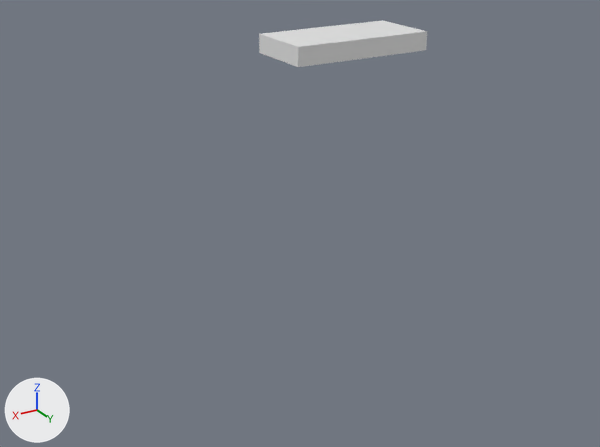
The FBX model Assets/Meshes/Environment/Floor_Bridge_Start.FBX: old version first, new version second.
Camera for both pictures: a camera (50 mm lens) standing at (5.42, 18.44, 4.54) and looking at (-4.25, 2.34, -3.52). The lights are fixed; the arrows at lower left show +X, +Y and +Z. Where no turn or scale is listed for an object, it has been applied to the vertices.

The first picture shows 'Floor_Bridge_Start'.
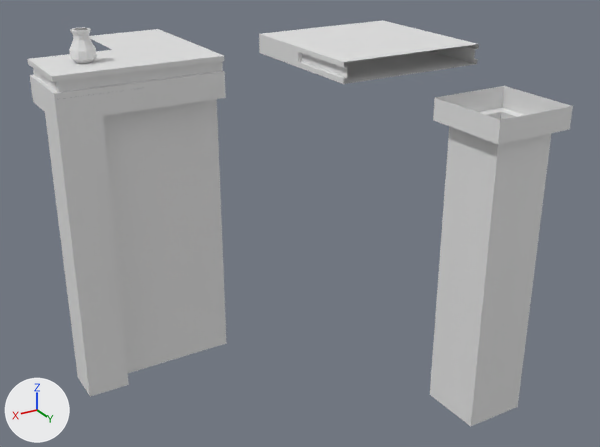
Where the newer file only moved an object's origin or applied its transform, the numbers keep the older frame.

Location of each change, (x1, y1, x2, y2) in pixels of the pictures (600 x 447 px):
```json
{"object": "Bridge_Pillar", "change": "added", "after": [430, 86, 573, 426]}
{"object": "Wall_Corner", "change": "added", "after": [30, 81, 158, 397]}
{"object": "Wall", "change": "added", "after": [138, 77, 227, 364]}
{"object": "Bridge", "change": "added", "after": [298, 31, 479, 84]}
{"object": "Floor_Corner", "change": "added", "after": [27, 50, 144, 100]}
{"object": "Floor_Edge", "change": "added", "after": [114, 41, 225, 88]}
{"object": "Floor", "change": "added", "after": [90, 29, 188, 50]}
{"object": "Vase", "change": "added", "after": [69, 27, 97, 64]}
```

Scene script edits in JSON lines:
```json
{"op": "add", "block": "me_mesh_003", "code": ["me_mesh_003 = bpy.data.meshes.new('Mesh.003')", "me_mesh_003.from_pydata([(-1.0, 1.0, -0.5), (1.0, 1.0, -0.5), (1.0, 1.0, -1.0), (-1.0, 1.0, -1.0), (1.0, 0.5, -8.0), (-1.0, 0.5, -8.0), (-1.0, 0.5, -1.0), (1.0, 0.5, -1.0)], [], [(4, 5, 6, 7), (2, 3, 0, 1), (3, 2, 7, 6)])"]}
{"op": "add", "block": "me_mesh_006", "code": ["me_mesh_006 = bpy.data.meshes.new('Mesh.006')", "me_mesh_006.from_pydata(...)  # 16 vertices, 12 faces; spans x -1.0..1.0, y -1.0..1.0, z -8.0..-0.5"]}
{"op": "add", "block": "me_mesh_007", "code": ["me_mesh_007 = bpy.data.meshes.new('Mesh.007')", "me_mesh_007.from_pydata(...)  # 81 vertices, 80 faces; spans x -0.271..0.271, y -0.285..0.285, z -0.199..0.529"]}
{"op": "add", "block": "me_mesh_001", "code": ["me_mesh_001 = bpy.data.meshes.new('Mesh.001')", "me_mesh_001.from_pydata([(-1.0, 1.0, -0.5), (1.0, 1.0, -0.5), (-1.0, -1.0, 0.0), (1.0, -1.0, 0.0), (-1.0, 1.0, 0.0), (1.0, 1.0, 0.0), (1.0, 1.0, -0.38), (-1.0, 1.0, -0.38), (1.0, 1.0, -0.12), (-1.0, 1.0, -0.12), (1.0, 0.9, -0.38), (-1.0, 0.9, -0.38), (-1.0, 0.9, -0.12), (1.0, 0.9, -0.12)], [], [(2, 3, 5, 4), (1, 0, 7, 6), (10, 11, 12, 13), (8, 9, 4, 5), (6, 7, 11, 10), (9, 8, 13, 12)])"]}
{"op": "add", "block": "me_mesh_002", "code": ["me_mesh_002 = bpy.data.meshes.new('Mesh.002')", "me_mesh_002.from_pydata(...)  # 21 vertices, 12 faces; spans x -1.0..1.0, y -1.0..1.0, z -8.0..-0.5"]}
{"op": "add", "block": "me_mesh_1", "code": ["me_mesh_1 = bpy.data.meshes.new('Mesh')", "me_mesh_1.from_pydata(...)  # 19 vertices, 11 faces; spans x -1.0..1.0, y -1.0..1.0, z -0.5..0.0"]}
{"op": "add", "block": "me_mesh_008", "code": ["me_mesh_008 = bpy.data.meshes.new('Mesh.008')", "me_mesh_008.from_pydata([(-1.0, -1.0, 0.0), (1.0, -1.0, 0.0), (-1.0, 1.0, 0.0), (1.0, 1.0, 0.0)], [], [(0, 1, 3, 2)])"]}
{"op": "add", "block": "me_mesh_004", "code": ["me_mesh_004 = bpy.data.meshes.new('Mesh.004')", "me_mesh_004.from_pydata(...)  # 24 vertices, 12 faces; spans x -2.0..2.0, y -1.0..1.0, z -0.5..0.0"]}
{"op": "add", "block": "ob_wall", "code": ["ob_wall = bpy.data.objects.new('Wall', me_mesh_003)", "ob_wall.location = (-2.0, 0.0, 0.5)"]}
{"op": "add", "block": "ob_bridge_pillar", "code": ["ob_bridge_pillar = bpy.data.objects.new('Bridge_Pillar', me_mesh_006)", "ob_bridge_pillar.location = (-7.0, 6.0, 0.5)"]}
{"op": "add", "block": "ob_vase", "code": ["ob_vase = bpy.data.objects.new('Vase', me_mesh_007)", "ob_vase.location = (0.0, 0.0, 0.7)"]}
{"op": "add", "block": "ob_floor_edge", "code": ["ob_floor_edge = bpy.data.objects.new('Floor_Edge', me_mesh_001)", "ob_floor_edge.location = (-2.0, 0.0, 0.5)"]}
{"op": "add", "block": "ob_wall_corner", "code": ["ob_wall_corner = bpy.data.objects.new('Wall_Corner', me_mesh_002)", "ob_wall_corner.location = (0.0, 0.01, 0.5)"]}
{"op": "add", "block": "ob_floor_corner", "code": ["ob_floor_corner = bpy.data.objects.new('Floor_Corner', me_mesh_1)", "ob_floor_corner.location = (0.0, 0.0, 0.5)"]}
{"op": "add", "block": "ob_floor", "code": ["ob_floor = bpy.data.objects.new('Floor', me_mesh_008)", "ob_floor.location = (-2.0, -2.0, 0.5)"]}
{"op": "add", "block": "ob_bridge", "code": ["ob_bridge = bpy.data.objects.new('Bridge', me_mesh_004)", "ob_bridge.location = (-7.0, 2.0, 0.5)"]}
```
